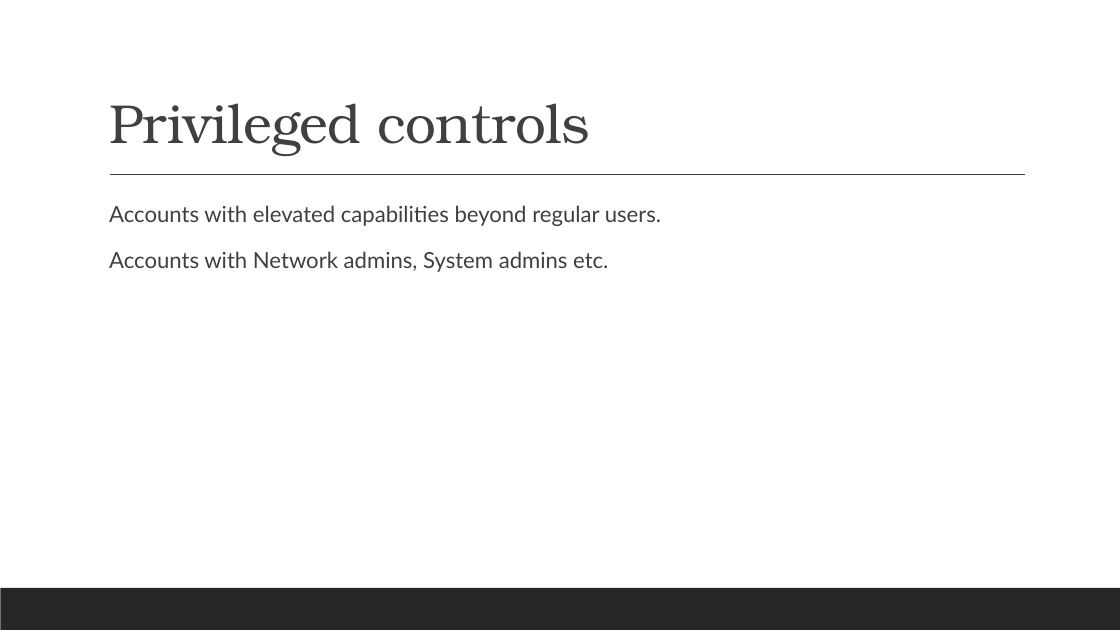
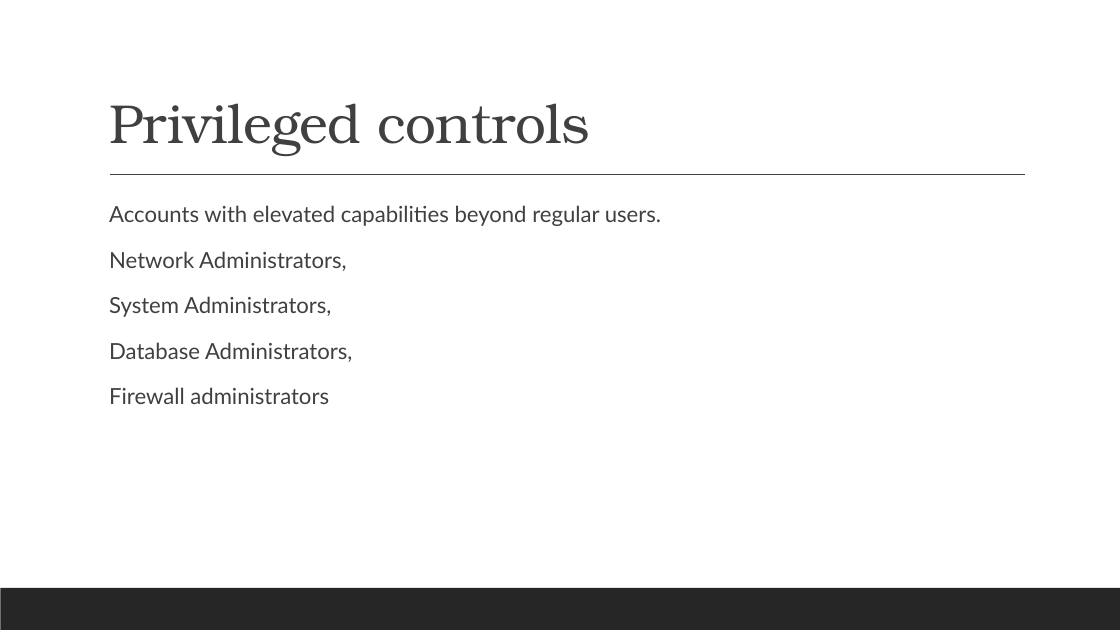
Before and after one commit to ronnie-1947/access-control-ppt, a slide deck: slide 43 of Access Control.pptx (slide 42 before the commit). Drawn at 1120x630 pixels with LibreOffice and Linux fonts; fonts in the diff are those of the drawing. Boxes give left, top, right and bottom in pixels: in the first picture for what was removed or moved away, otherwise in the second. Text is boxed around its words. In the diff, an @@ line names an element or a change of style, - is before the commit and + after.

```diff
--- a/Access Control.pptx
+++ b/Access Control.pptx
@@ text at (109, 251, 352, 404): text changed @@
-  Accounts with Network admins, System admins etc.
+  Network Administrators,
+  System Administrators,
+  Database Administrators,
+  Firewall administrators
```
Also in this commit, not shown: 14 other slides changed, 9 slides added, 1 slide removed.
